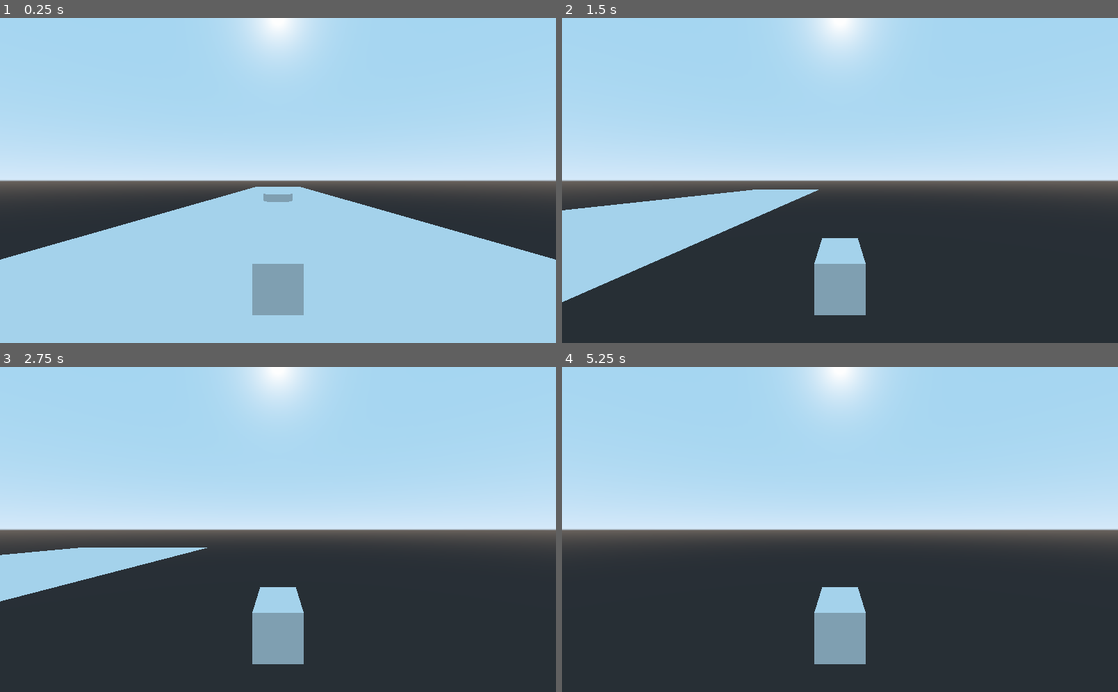
Above: before the commit, frames 1-4 (two rows, left to right).
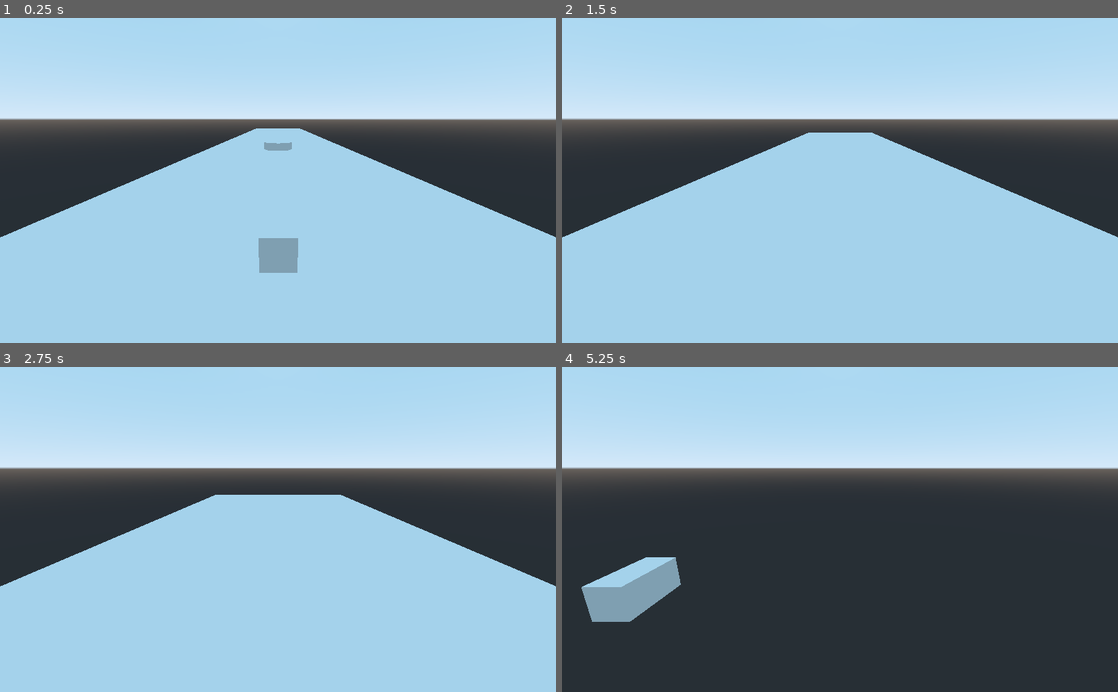
Above: after the commit, the same moments.

Repository: vtlanglois/c220gamejam
Game: Godot game, scene res://Game.tscn
The game is run twice, just before and just after one commit, with the same random seed, the same clock (stepped at 60 frames per second) and the same inputs.
Inputs:
- Up to frame 1 (0.25 s): no input
- Up to frame 2 (1.5 s): hold D (right) 0.53-1.28 s; hold A (left) from 1.28 s (still down)
- Up to frame 3 (2.75 s): release A (left) at 2.03 s; hold D (right) from 2.03 s (still down)
- Up to frame 4 (5.25 s): release D (right) at 3.53 s; hold A (left) from 3.53 s (still down); tap Enter at 4.25 s

The runs differ from the first frame. In frame 1, 37% of the frame differs, in the area x 0-100%, y 0-92%; in frame 2, 67%; in frame 3, 72%, in the area x 0-100%, y 0-100%; in frame 4, 35%.

Commit message:
camera

Diff:
--- a/Car/Car.tscn
+++ b/Car/Car.tscn
@@ -9,8 +9,3 @@
 transform = Transform( 0.5, 0, 0, 0, 0.5, 0, 0, 0, 0.5, 0, 0, 0 )
 width = 1.0
 height = 1.0
-
-[node name="Camera" type="Camera" parent="."]
-transform = Transform( 1, 0, 0, 0, 1, 0, 0, 0, 1, 0, 1.06088, 2.76101 )
-current = true
-far = 76.2
--- a/Game.tscn
+++ b/Game.tscn
@@ -4,8 +4,14 @@
 [ext_resource path="res://Car/Car.tscn" type="PackedScene" id=2]
 
 [node name="Game" type="Spatial"]
+transform = Transform( 1, -0.000545902, 0.000136479, 0.000545829, 1, 0.000522631, -0.000136767, -0.000522556, 1, 0, 0, 0 )
 
 [node name="Road" parent="." instance=ExtResource( 1 )]
 
 [node name="Car" parent="." instance=ExtResource( 2 )]
 transform = Transform( 1, 0, 0, 0, 1, 0, 0, 0, 1, 0, 0.364073, 6.67081 )
+
+[node name="Camera" type="Camera" parent="."]
+transform = Transform( 1, 1.67529e-05, 0.00014395, -5.29607e-05, 0.966837, 0.255395, -0.000134894, -0.255395, 0.966837, -0.00401185, 2.0572, 9.80145 )
+current = true
+far = 76.2
